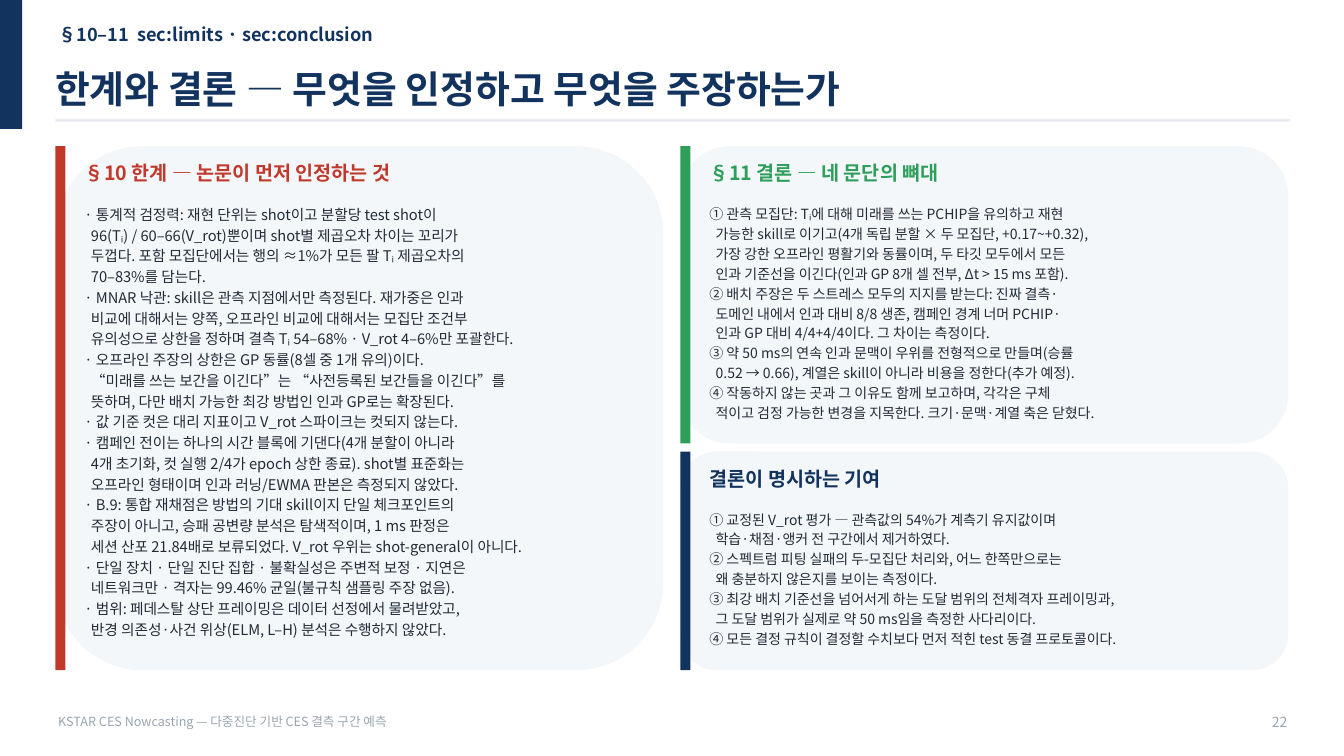
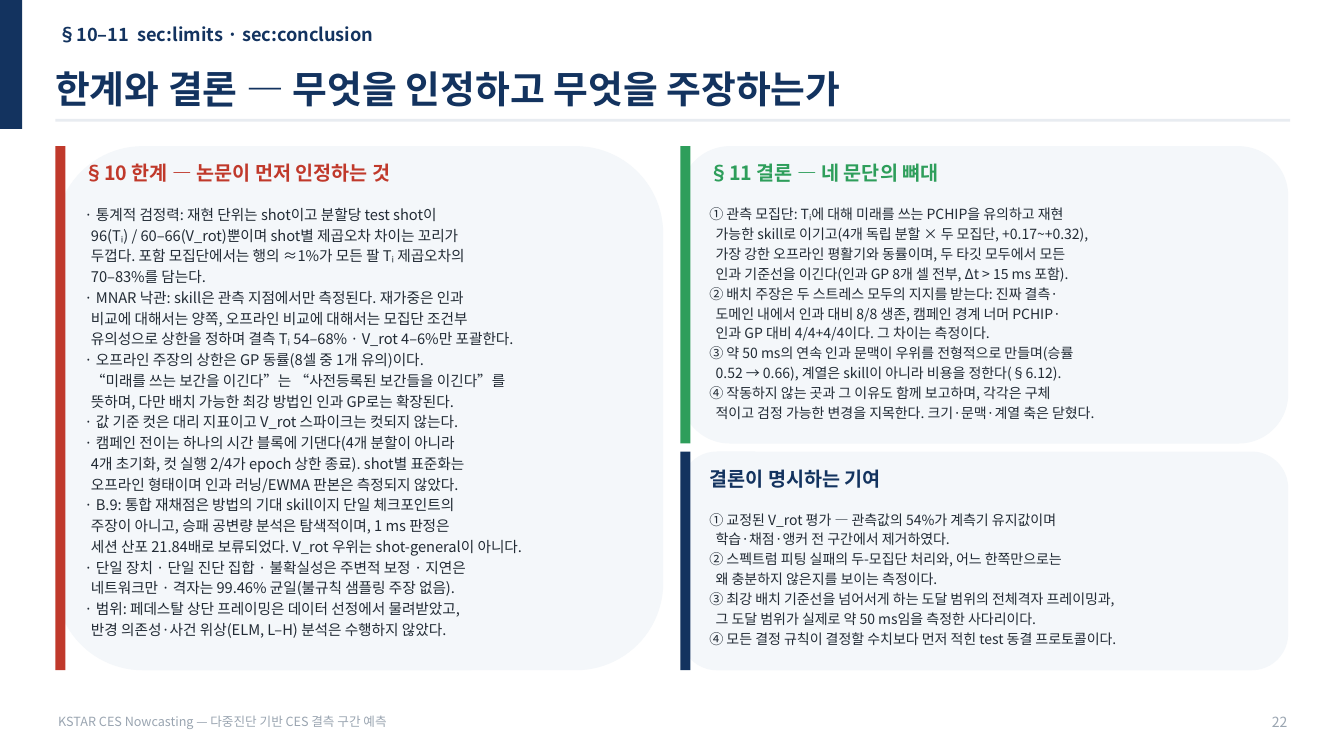
Before and after one commit to iseungsang01/ml-intern-revision, a slide deck: slide 23 of docs/presentation/KSTAR_CES_연구흐름.pptx. Drawn at 1344x756 pixels with LibreOffice and Linux fonts; fonts in the diff are those of the drawing. Boxes give left, top, right and bottom in pixels: in the first picture for what was removed or moved away, otherwise in the second. Text is boxed around its words. In the diff, an @@ line names an element or a change of style, - is before the commit and + after.

```diff
--- a/docs/presentation/KSTAR_CES_연구흐름.pptx
+++ b/docs/presentation/KSTAR_CES_연구흐름.pptx
@@ text at (x1=716, y1=366, x2=1062, y2=381): text changed @@
-0.52 → 0.66), 계열은 skill이 아니라 비용을 정한다(추가 예정).
+0.52 → 0.66), 계열은 skill이 아니라 비용을 정한다(§6.12).
```
Also in this commit, not shown: 3 other slides changed, 6 other files.
